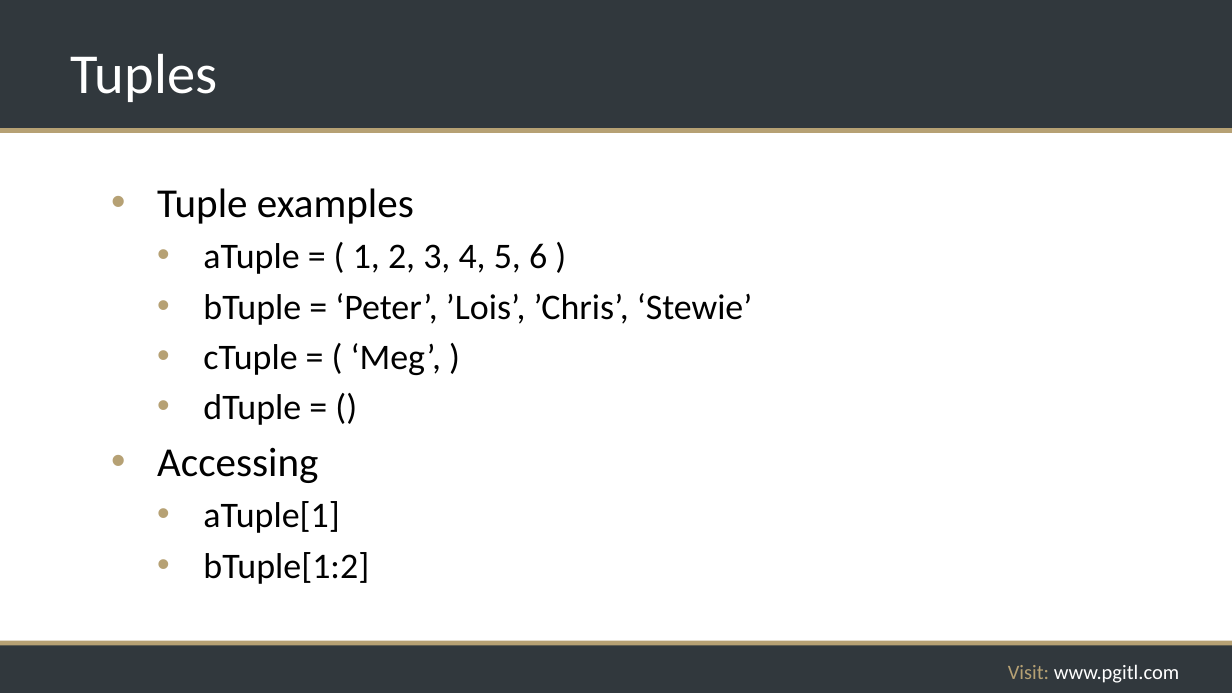
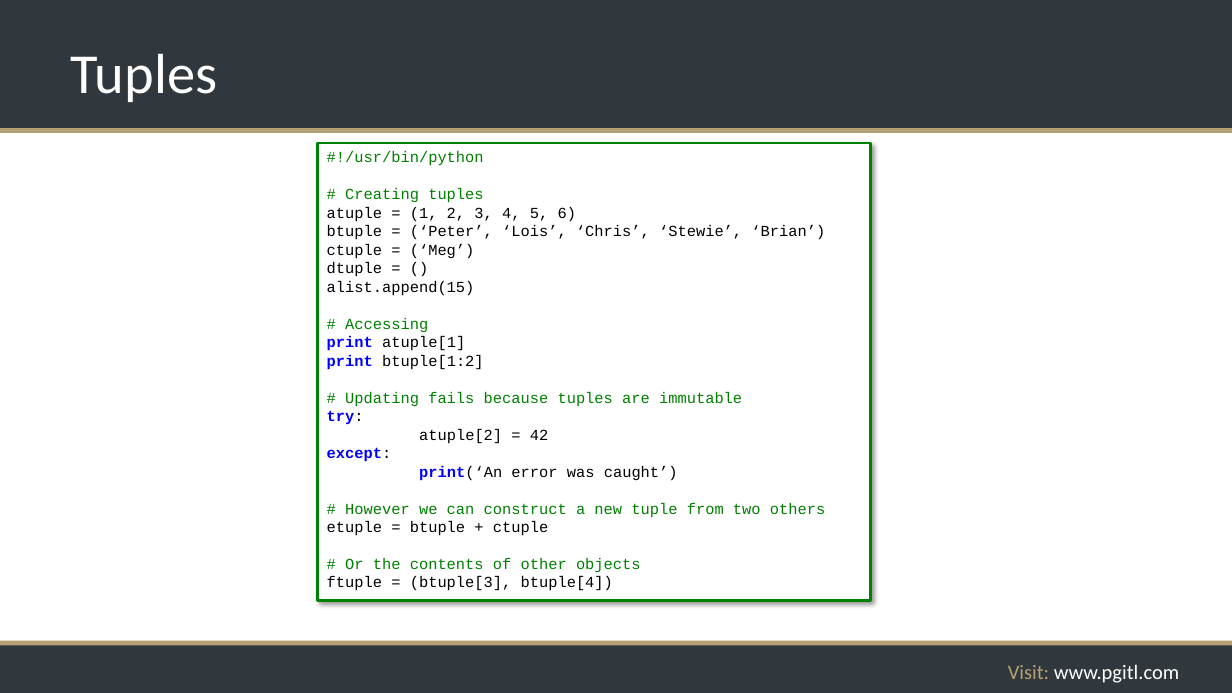
Before and after one commit to rikkouri/project-a, a slide deck: slide 71 of Programming Foundations.pptx. Drawn at 1232x693 pixels with LibreOffice and Linux fonts; fonts in the diff are those of the drawing; background and template pictures are left out. Boxes give left, top, right and bottom in pixels: in the first picture for what was removed or moved away, otherwise in the second. Text is boxed around its words. In the diff, an @@ line names an element or a change of style, - is before the commit and + after.

```diff
--- a/Programming Foundations.pptx
+++ b/Programming Foundations.pptx
@@ rectangle added at [318,143,871,601], fill #FFFFFF, outline #008000 2.25 pt, 12 pt, text #000000 @@
+#!/usr/bin/python
+# Creating tuples
+atuple = (1, 2, 3, 4, 5, 6)
+btuple = (‘Peter’, ‘Lois’, ‘Chris’, ‘Stewie’, ‘Brian’)
+ctuple = (‘Meg’)
+dtuple = ()
+alist.append(15)
+# Accessing
+print atuple[1]
+print btuple[1:2]
+# Updating fails because tuples are immutable
+try:
+atuple[2] = 42
+except:
+print(‘An error was caught’)
+# However we can construct a new tuple from two others
+etuple = btuple + ctuple
+# Or the contents of other objects
+ftuple = (btuple[3], btuple[4])
@@ text removed at [157,188,752,584] @@
-• Tuple examples
-  • aTuple = ( 1, 2, 3, 4, 5, 6 )
-  • bTuple = ‘Peter’, ’Lois’, ’Chris’, ‘Stewie’
-  • cTuple = ( ‘Meg’, )
-  • dTuple = ()
-• Accessing
-  • aTuple[1]
-  • bTuple[1:2]
```
Also in this commit, not shown: 1 slide removed.
